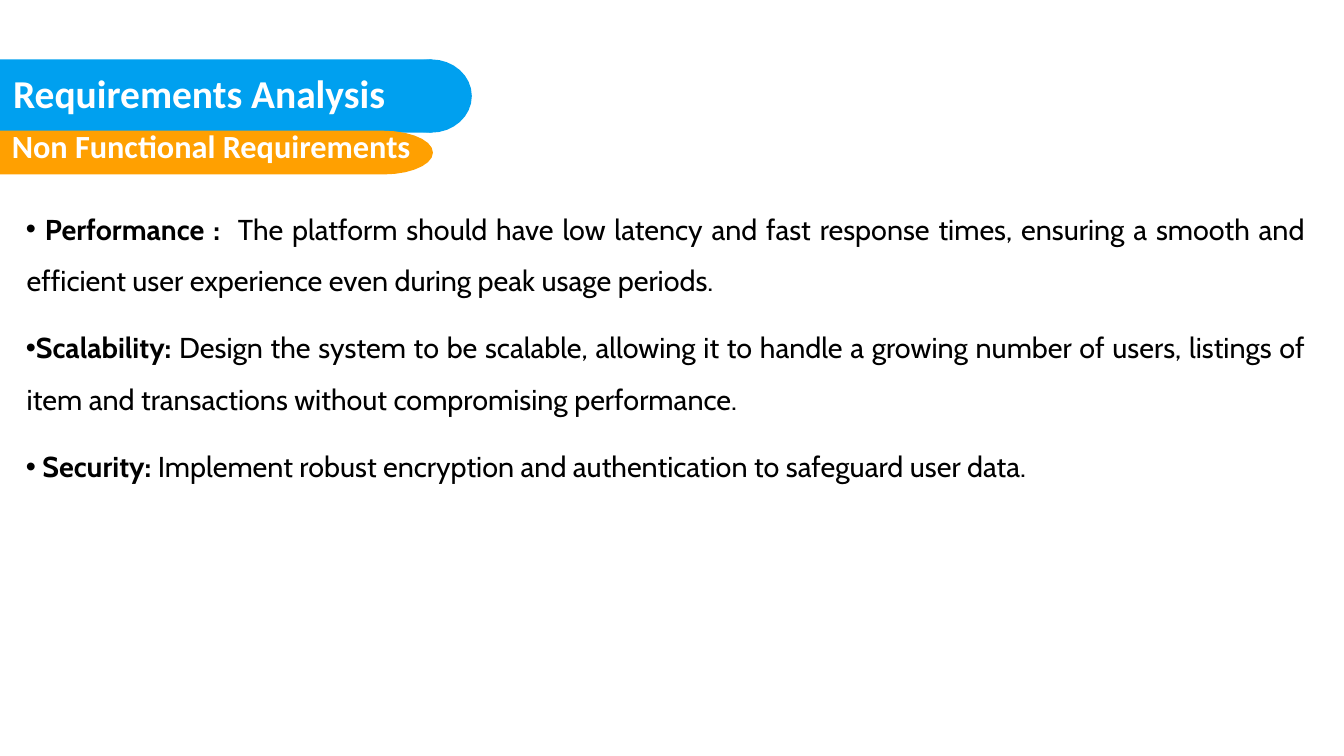
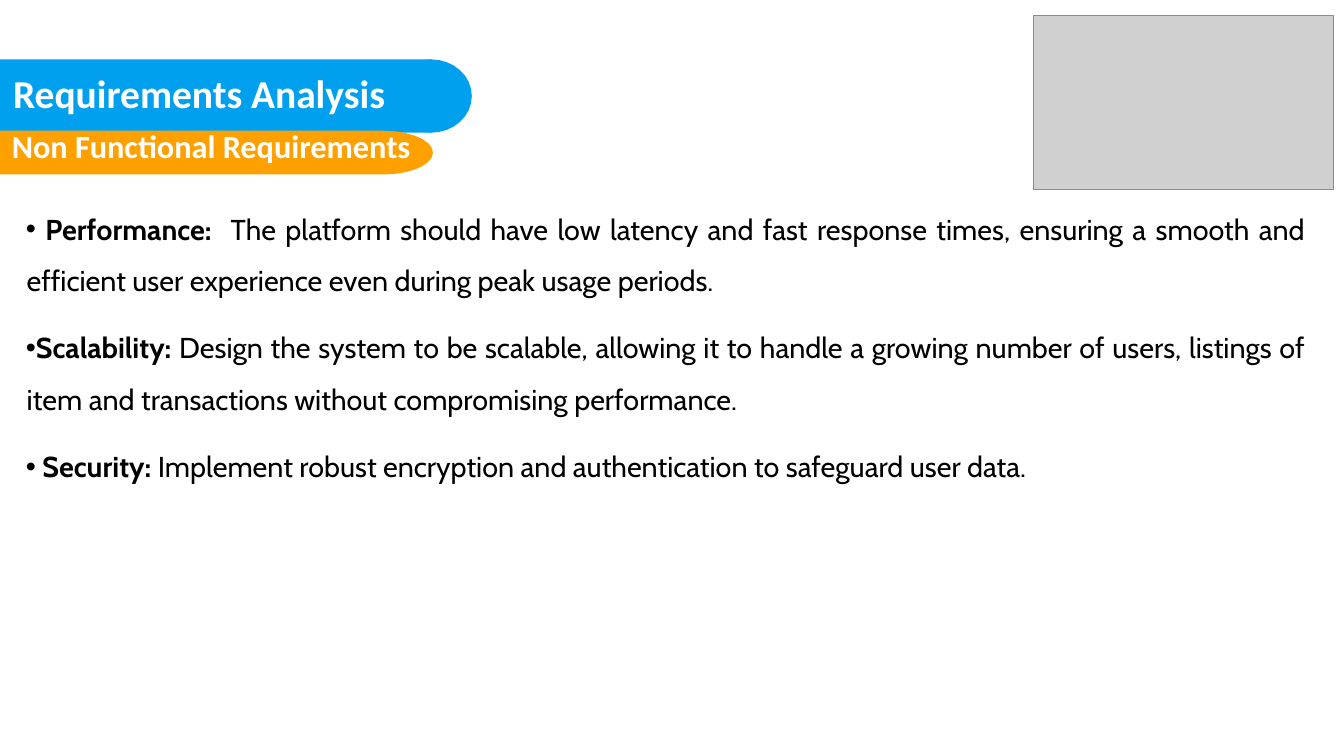
Before and after one commit to nisarggandhi21/Taste-of-Home, a slide deck: slide 20 of Taste-of-Home.pptx. Drawn at 1344x756 pixels with LibreOffice and Linux fonts; fonts in the diff are those of the drawing; grey boxes stand for pictures; background and template pictures are left out. Boxes give left, top, right and bottom in pixels: in the first picture for what was removed or moved away, otherwise in the second. Text is boxed around its words. In the diff, an @@ line names an element or a change of style, - is before the commit and + after.

```diff
--- a/Taste-of-Home.pptx
+++ b/Taste-of-Home.pptx
@@ picture added at bbox=[1034, 16, 1333, 189] @@
@@ text at bbox=[27, 218, 1305, 298]: spaces changed @@
-• Performance : The platform should have low latency and fast response times, ensuring a smooth and efficient user experience even during peak usage periods.
+• Performance: The platform should have low latency and fast response times, ensuring a smooth and efficient user experience even during peak usage periods.
```
Also in this commit, not shown: 28 other slides changed, 12 slides added, 1 slide removed, 7 other files.
